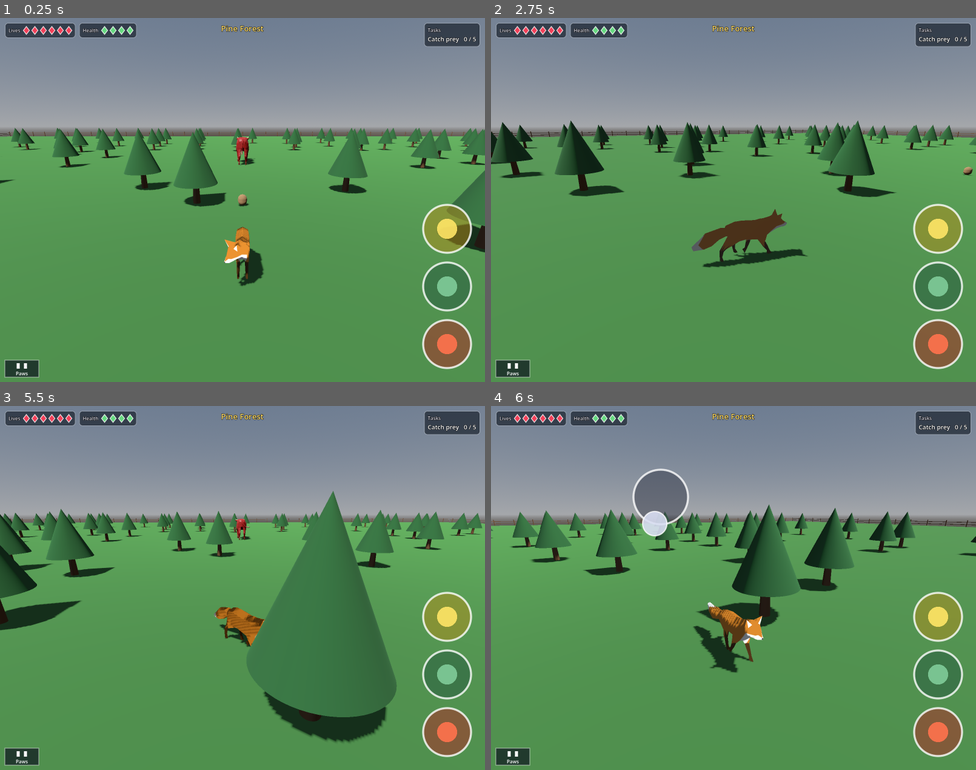
Above: before the commit, frames 1-4 (two rows, left to right).
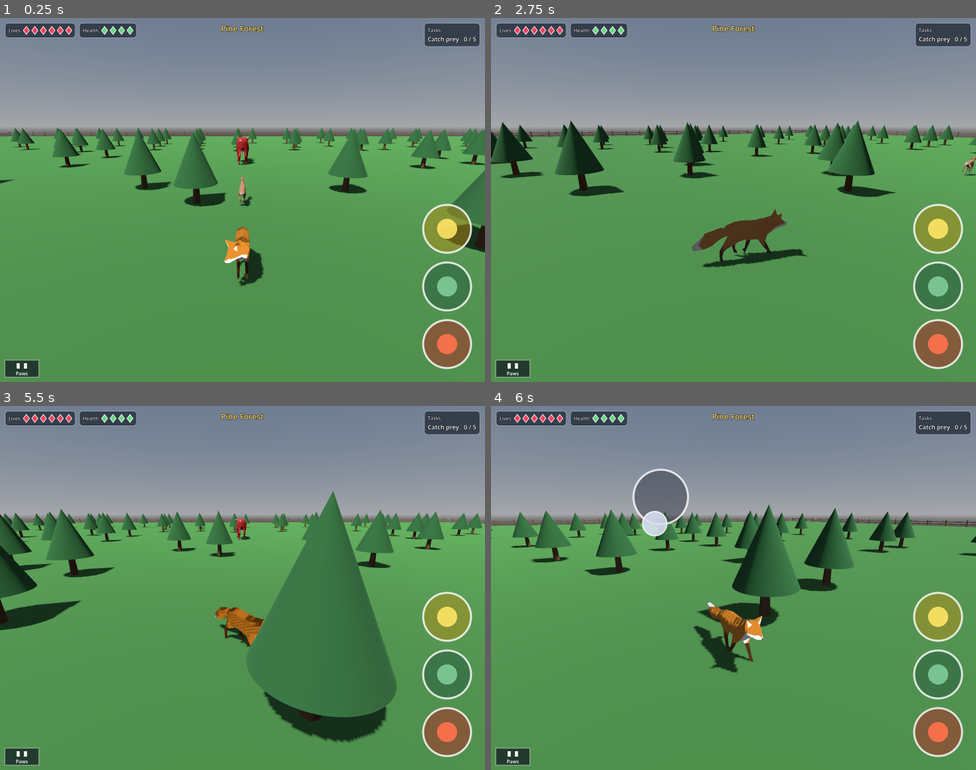
Above: after the commit, the same moments.

Repository: mattzollinhofer/cat_hunter_spike
Game: Godot game, scene res://main.tscn
The game is run twice, just before and just after one commit, with the same random seed, the same clock (stepped at 60 frames per second) and the same inputs.
Inputs (mouse positions are in pixels of both pictures, inside the frame that each line leads up to):
- Up to frame 1 (0.25 s): no input
- Up to frame 2 (2.75 s): move the mouse to (840, 181) at 0.52 s; hold Right (ui_right) 0.53-1.25 s; hold Shift 0.53-1.25 s; click (840, 181) at 0.67 s; tap Space at 0.77 s; drag from (636, 218) to (709, 272) at 1.27 s; move the mouse to (782, 119) at 2.02 s; hold Right (ui_right) from 2.03 s (still down); hold B from 2.03 s (still down)
- Up to frame 3 (5.5 s): release Right (ui_right) at 2.75 s; release B at 2.75 s; drag from (218, 660) to (97, 533) at 2.77 s; move the mouse to (388, 642) at 3.52 s; hold Left (ui_left) 3.53-4.25 s; hold Alt 3.53-4.25 s; tap Space at 3.77 s; drag from (97, 533) to (169, 497) at 4.27 s; move the mouse to (266, 588) at 5.02 s; hold Down (ui_down) from 5.03 s (still down); hold Shift from 5.03 s (still down); click (266, 588) at 5.17 s
- Up to frame 4 (6 s): release Down (ui_down) at 5.75 s; release Shift at 5.75 s; drag from (660, 497) to (636, 606) at 5.77 s

The runs differ from the first frame. In frame 1, 0.1% of the frame differs, in the area x 49-53%, y 43-52%; in frame 2, less than 0.1%; in frame 3, less than 0.1%; in frame 4, nothing differs.

Commit message:
Replace prey placeholder with animated deer model
The prey is no longer a plain brown capsule. It is now a small animated deer (Quaternius CC0 model, scaled to prey size) with lifelike behavior: it grazes in place using the deer's Eating animation, and bolts away using the Gallop animation when the cat gets close.

Technical notes:
- Deer model (Quaternius CC0 Deer.gltf) loaded and scaled to 0.4x
- Both Eating and Gallop animations looped for continuous playback
- Collision remains a simple capsule (unchanged from placeholder) so catching distance stays consistent
- Added _play() helper to safely switch animations only when needed

Co-Authored-By: Claude Opus 4.8 <noreply@anthropic.com>

Diff:
--- a/prey.gd
+++ b/prey.gd
@@ -1,5 +1,6 @@
 extends CharacterBody3D
-## Prey (squirrel stand-in): grazes until the cat gets close, then flees.
+## Prey: a deer shrunk down to squirrel size. It grazes (Eating) until the cat
+## gets close, then bolts (Gallop).
 ##
 ## The tuning is the whole game: the cat can only catch prey by POUNCING within
 ## CATCH_RADIUS. Walking toward prey is detected far away (BASE_DETECT) and prey
@@ -8,6 +9,9 @@
 ## the stalk-then-pounce loop from the sketches.
 
 signal caught
+
+const DEER: PackedScene = preload("res://assets/Deer.gltf")
+const MODEL_SCALE := 0.4     # a small deer -- bigger than a squirrel, still prey-sized
 
 const BASE_DETECT := 7.0     # spotted this far off while the cat walks
 const STALK_DETECT := 3.0    # ...only this far while the cat stalks (quiet)
@@ -20,6 +24,7 @@
 
 var target: Node3D  # the cat
 var _state := GRAZE
+var _anim: AnimationPlayer
 
 func _ready() -> void:
 	# Layer 4 = prey, mask 1 = world/ground only. Prey never physically collides
@@ -30,6 +35,9 @@
 	_build_body()
 
 func _build_body() -> void:
+	# A small collision capsule keeps the prey standing on the ground; the visible
+	# body is the tiny deer model. Catching stays distance-based, so the capsule
+	# size only matters for gravity/standing, not for being caught.
 	var col := CollisionShape3D.new()
 	var shape := CapsuleShape3D.new()
 	shape.radius = 0.28
@@ -37,16 +45,15 @@
 	col.shape = shape
 	col.position.y = 0.35
 	add_child(col)
-	var mesh := MeshInstance3D.new()
-	var body := CapsuleMesh.new()
-	body.radius = 0.28
-	body.height = 0.7
-	var mat := StandardMaterial3D.new()
-	mat.albedo_color = Color(0.55, 0.42, 0.28)  # squirrel brown
-	body.material = mat
-	mesh.mesh = body
-	mesh.position.y = 0.35
-	add_child(mesh)
+	var model := DEER.instantiate()
+	model.scale = Vector3.ONE * MODEL_SCALE
+	add_child(model)
+	_anim = model.find_child("AnimationPlayer", true, false) as AnimationPlayer
+	if _anim:
+		for clip in ["Eating", "Gallop"]:
+			if _anim.has_animation(clip):
+				_anim.get_animation(clip).loop_mode = Animation.LOOP_LINEAR
+		_play("Eating")  # grazing until spooked
 
 func _physics_process(delta: float) -> void:
 	if target == null or not is_instance_valid(target):
@@ -59,6 +66,7 @@
 	var detect: float = STALK_DETECT if target.is_stalking else BASE_DETECT
 	if _state == GRAZE and (dist < PANIC or dist < detect):
 		_state = FLEE
+		_play("Gallop")  # bolt
 
 	if _state == FLEE and flat.length() > 0.001:
 		var away := Vector3(flat.x, 0.0, flat.y).normalized()
@@ -80,5 +88,9 @@
 		velocity.y = 0.0
 	move_and_slide()
 
+func _play(anim_name: String) -> void:
+	if _anim and _anim.has_animation(anim_name) and _anim.current_animation != anim_name:
+		_anim.play(anim_name)
+
 func get_state() -> int:
 	return _state
Not shown, added: assets/Deer.gltf
Not shown, added: assets/Deer.gltf.import
